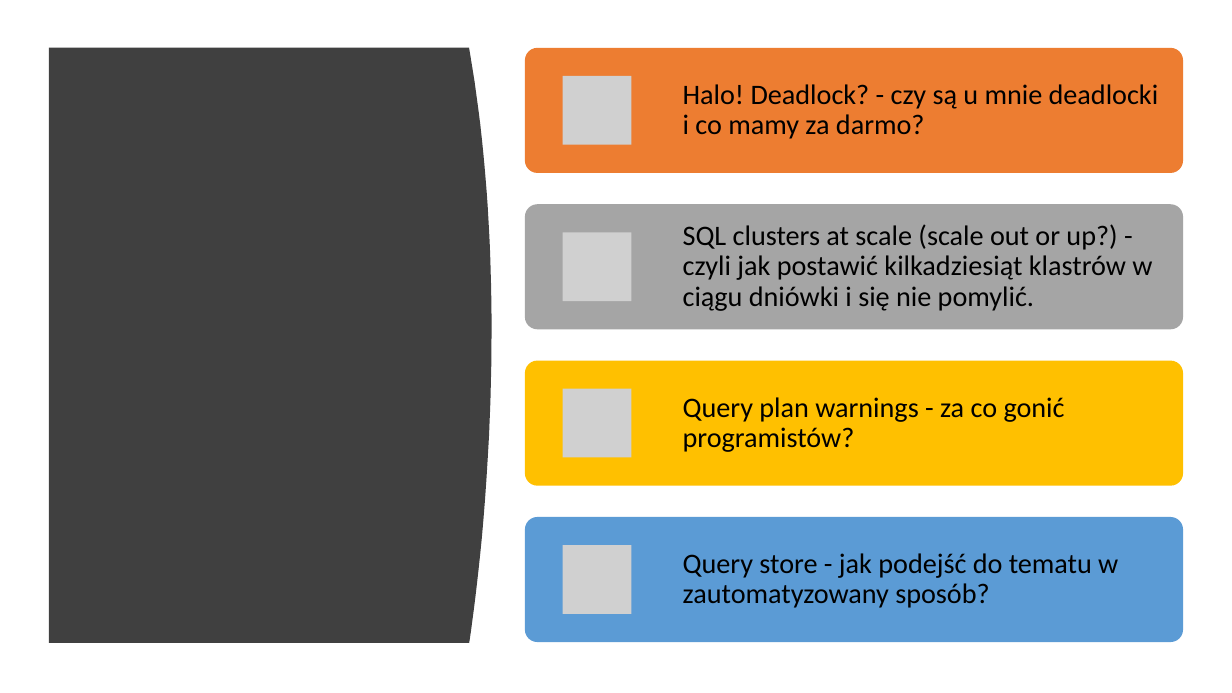
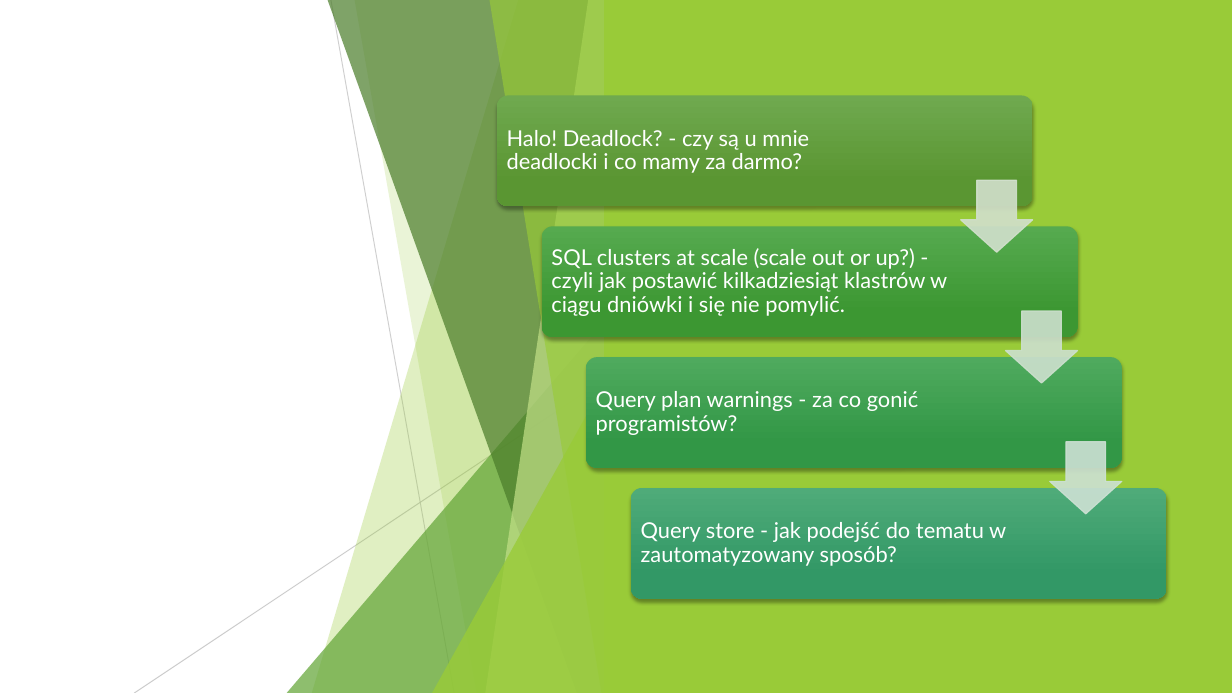
Before and after one commit to lukaszherman/datacommunity2020, a slide deck: slide 2 of MSSQL okiem DBA.pptx. Drawn at 1232x693 pixels with LibreOffice and Linux fonts; fonts in the diff are those of the drawing; grey boxes stand for pictures. Boxes give left, top, right and bottom in pixels: in the first picture for what was removed or moved away, otherwise in the second. Text is boxed around its words. In the diff, an @@ line names an element or a change of style, - is before the commit and + after.

```diff
--- a/MSSQL okiem DBA.pptx
+++ b/MSSQL okiem DBA.pptx
@@ rectangle added at (x1=0, y1=0, x2=1232, y2=693), fill #FFFFFF @@
@@ rectangle added at (x1=604, y1=0, x2=1232, y2=693), fill #99CB38 @@
@@ freeform shape removed at (x1=49, y1=48, x2=492, y2=643) @@
@@ rounded rectangle resized from (x1=525, y1=48, x2=1183, y2=173) to (x1=497, y1=95, x2=1033, y2=206) @@
@@ rounded rectangle at (x1=497, y1=95, x2=1033, y2=206): fill #ED7D31 to gradient #6FAA4F to #5B9732; shadow on @@
@@ size 22 to 17 pt, font Calibri to Lato, text colour #000000 to #FFFFFF; less space between paragraphs in 4 elements at (x1=596, y1=391, x2=918, y2=435), (x1=641, y1=522, x2=1006, y2=566), (x1=551, y1=248, x2=947, y2=316), (x1=507, y1=130, x2=809, y2=173) @@
@@ text "Halo! Deadlock? - czy są ..." moved from (x1=683, y1=84, x2=1159, y2=139) to (x1=507, y1=130, x2=809, y2=173) @@
@@ down arrow added at (x1=961, y1=180, x2=1033, y2=252), fill #D3E1CE at 90% opacity, outline #D3E1CE 1 pt @@
@@ rounded rectangle resized from (x1=525, y1=204, x2=1183, y2=329) to (x1=542, y1=226, x2=1078, y2=337) @@
@@ rounded rectangle at (x1=542, y1=226, x2=1078, y2=337): fill #A5A5A5 to gradient #56AA4F to #3C9832; shadow on @@
@@ text "SQL clusters at scale (scale ..." moved from (x1=683, y1=224, x2=1152, y2=311) to (x1=551, y1=248, x2=947, y2=316) @@
@@ down arrow added at (x1=1006, y1=311, x2=1078, y2=384), fill #CEE1CF at 90% opacity, outline #CEE1CF 1 pt @@
@@ rounded rectangle resized from (x1=525, y1=360, x2=1183, y2=485) to (x1=586, y1=357, x2=1122, y2=468) @@
@@ rounded rectangle at (x1=586, y1=357, x2=1122, y2=468): fill #FFC000 to gradient #4FAB5E to #329847; shadow on @@
@@ group added at (x1=134, y1=0, x2=616, y2=693): 5 freeform shapes, 2 lines, 2 triangles @@
@@ text "Query plan warnings - za ..." moved from (x1=683, y1=397, x2=1065, y2=452) to (x1=596, y1=391, x2=918, y2=435) @@
@@ group added at (x1=750, y1=0, x2=1232, y2=693): 5 freeform shapes, 2 lines, 2 triangles @@
@@ down arrow added at (x1=1050, y1=442, x2=1122, y2=514), fill #CEE1D5 at 90% opacity, outline #CEE1D5 1 pt @@
@@ rounded rectangle resized from (x1=525, y1=517, x2=1183, y2=641) to (x1=631, y1=488, x2=1167, y2=599) @@
@@ rounded rectangle at (x1=631, y1=488, x2=1167, y2=599): fill #5B9BD5 to gradient #4FAC79 to #329966; shadow on @@
@@ text "Query store - jak podejść ..." moved from (x1=683, y1=553, x2=1118, y2=608) to (x1=641, y1=522, x2=1006, y2=566) @@
@@ group removed at (x1=563, y1=76, x2=631, y2=614): 4 pictures @@
```
Also in this commit, not shown: 22 other slides changed, 1 slide added, 1 slide removed.
